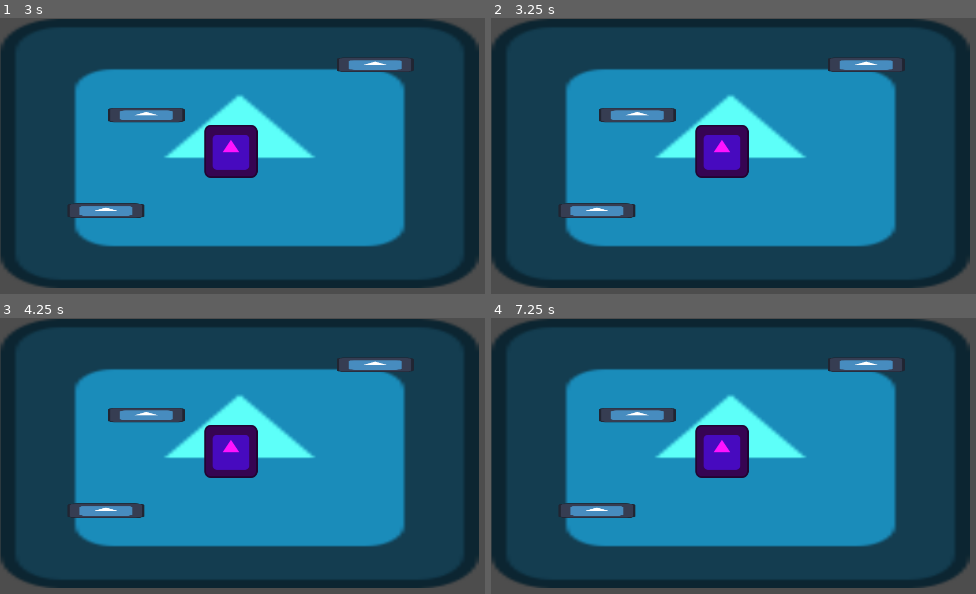
Above: before the commit, frames 1-4 (two rows, left to right).
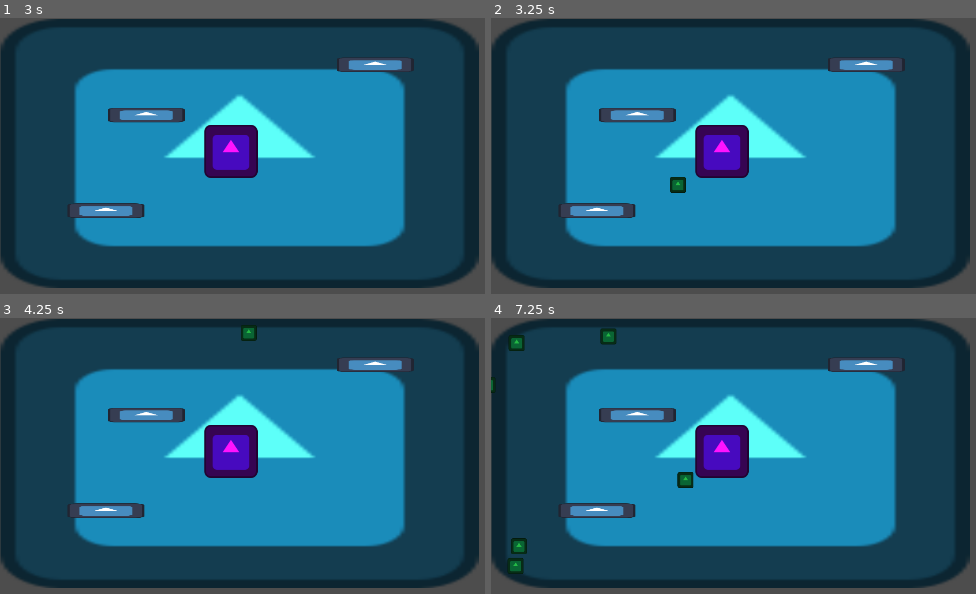
Above: after the commit, the same moments.

Repository: CreaJeu/PirateTowerDefense
Game: Godot game, scene res://scenes/main.tscn
Same seed, same stepped clock (60 frames per second), same inputs: the game is played once before the commit and once after it. The engine's default icon, where the game draws it, is replaced by a stand-in: a white triangle on a blue panel in a dark square.
Inputs:
- Up to frame 1 (3 s): tap Enter at 0.5, 2 s; tap Space at 1.25, 2.75 s
- Up to frame 2 (3.25 s): no input
- Up to frame 3 (4.25 s): no input
- Up to frame 4 (7.25 s): tap Enter at 4.25 s; tap Space at 5 s

Frame 1 is identical in both runs. In frame 2, 0.2% of the frame differs, in the area x 36-41%, y 57-64%; in frame 3, 0.2%; in frame 4, 1.0%, in the area x 0-42%, y 3-93%.
Error before the commit: Parse Error: Identifier "Signals" not declared in the current scope. (res://scripts/enemy_spawner.gd:12)

Commit message:
add global signals

Diff:
--- a/project.godot
+++ b/project.godot
@@ -15,6 +15,10 @@
 config/features=PackedStringArray("4.5", "GL Compatibility")
 config/icon="res://icon.svg"
 
+[autoload]
+
+Signals="*res://scripts/signals.gd"
+
 [display]
 
 window/size/viewport_width=1920
